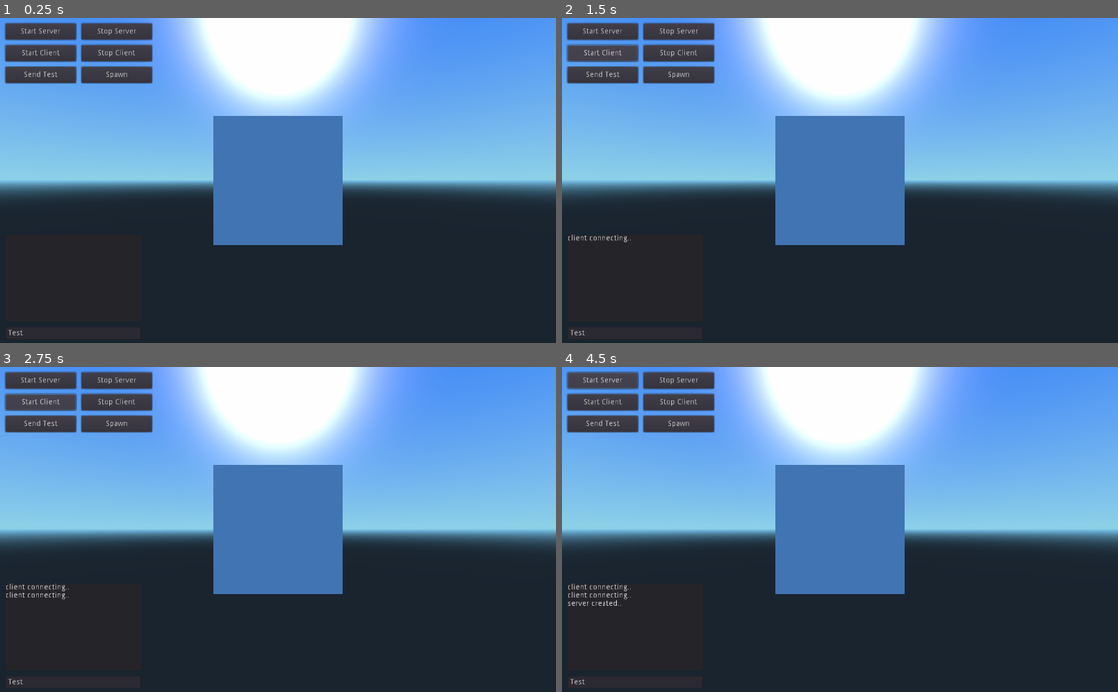
Above: before the commit, frames 1-4 (two rows, left to right).
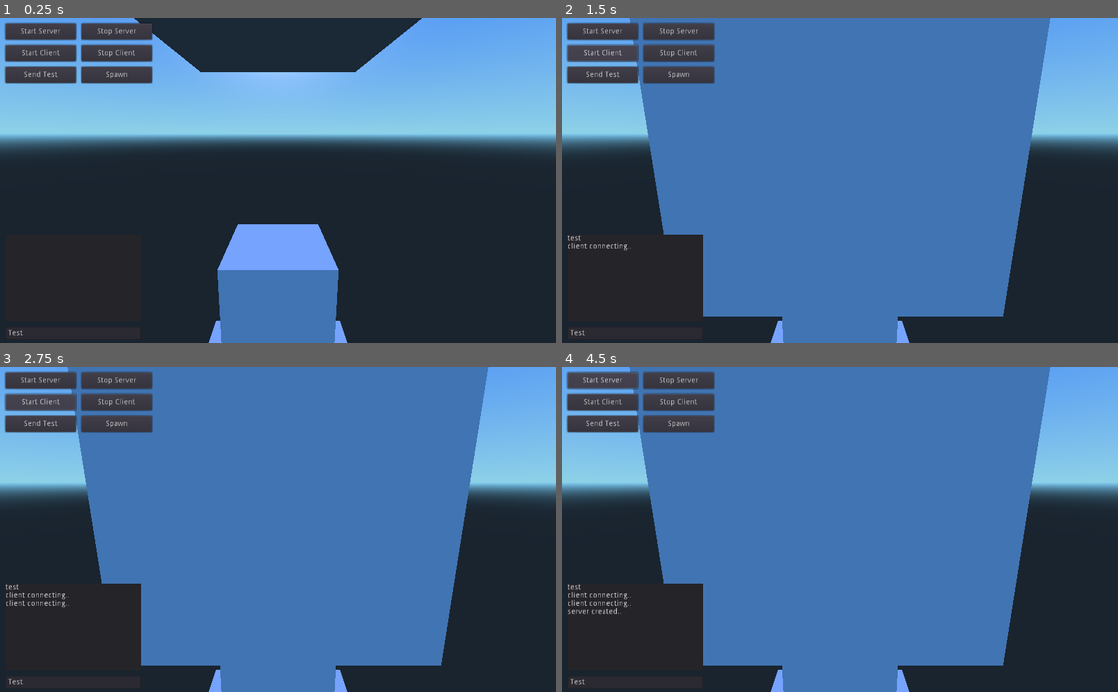
Above: after the commit, the same moments.

Repository: Lightnet/gd3spaceship3d
Game: Godot game, scene res://scenes/scenespaceship.tscn
Two runs of this game, one before a commit and one after it. Both use one fixed random seed, a clock stepped at 60 frames per second and the inputs below.
Inputs:
- Up to frame 1 (0.25 s): no input
- Up to frame 2 (1.5 s): click "Send Test" at 0.5 s; click "Start Client" at 1.25 s
- Up to frame 3 (2.75 s): click "Start Client" at 2 s
- Up to frame 4 (4.5 s): click "Stop Client" at 2.75 s; click "Spawn" at 3.5 s; click "Start Server" at 4.25 s

The runs differ from the first frame. In frame 1, 41% of the frame differs, in the area x 0-100%, y 0-100%; in frame 2, 57%; in frame 3, 57%; in frame 4, 57%.

Commit message:
Testing simple player movement.

Diff:
--- a/scenes/scenespaceship.tscn
+++ b/scenes/scenespaceship.tscn
@@ -1,19 +1,54 @@
-[gd_scene load_steps=3 format=2]
+[gd_scene load_steps=10 format=2]
 
 [ext_resource path="res://UI/uichat.tscn" type="PackedScene" id=1]
+[ext_resource path="res://scripts/KBPlayerCube.gd" type="Script" id=2]
 
 [sub_resource type="CubeMesh" id=1]
 
+size = Vector3( 1, 1, 1 )
+subdivide_width = 0
+subdivide_height = 0
+subdivide_depth = 0
+_sections_unfolded = [ "Resource" ]
+
+[sub_resource type="CubeMesh" id=2]
+
+size = Vector3( 1, 1, 1 )
+subdivide_width = 0
+subdivide_height = 0
+subdivide_depth = 0
+
+[sub_resource type="BoxShape" id=3]
+
+extents = Vector3( 0.5, 0.5, 0.5 )
+
+[sub_resource type="BoxShape" id=4]
+
+extents = Vector3( 1, 1, 1 )
+
+[sub_resource type="CubeMesh" id=5]
+
 size = Vector3( 2, 2, 2 )
 subdivide_width = 0
 subdivide_height = 0
 subdivide_depth = 0
 
-[node name="Node" type="Node"]
-
-[node name="Spatial" type="Spatial" parent="." index="0"]
-
-editor/display_folded = true
+[sub_resource type="BoxShape" id=6]
+
+extents = Vector3( 1, 1, 1 )
+
+[sub_resource type="CubeMesh" id=7]
+
+size = Vector3( 2, 2, 2 )
+subdivide_width = 0
+subdivide_height = 0
+subdivide_depth = 0
+
+[node name="Node" type="Node" index="0"]
+
+[node name="CanvasLayer" parent="." index="0" instance=ExtResource( 1 )]
+
+[node name="Spatial" type="Spatial" parent="." index="1"]
 
 [node name="Camera" type="Camera" parent="Spatial" index="0"]
 
@@ -33,6 +68,8 @@
 
 [node name="MeshInstance" type="MeshInstance" parent="Spatial" index="1"]
 
+transform = Transform( 1, 0, 0, 0, 1, 0, 0, 0, 1, 0, 2.86163, 0 )
+visible = false
 layers = 1
 material_override = null
 cast_shadow = 1
@@ -46,4 +83,136 @@
 skeleton = NodePath("..")
 material/0 = null
 
-[node name="CanvasLayer" parent="." index="1" instance=ExtResource( 1 )]
+[node name="KinematicBody" type="KinematicBody" parent="Spatial" index="2"]
+
+transform = Transform( 1, 0, 0, 0, 1, 0, 0, 0, 1, 0, 1.32624, 0 )
+input_ray_pickable = true
+input_capture_on_drag = false
+collision_layer = 1
+collision_mask = 1
+axis_lock_linear_x = false
+axis_lock_linear_y = true
+axis_lock_linear_z = false
+axis_lock_angular_x = false
+axis_lock_angular_y = true
+axis_lock_angular_z = false
+collision/safe_margin = 0.001
+script = ExtResource( 2 )
+_sections_unfolded = [ "Axis Lock", "collision" ]
+
+[node name="MeshInstance" type="MeshInstance" parent="Spatial/KinematicBody" index="0"]
+
+layers = 1
+material_override = null
+cast_shadow = 1
+extra_cull_margin = 0.0
+use_in_baked_light = false
+lod_min_distance = 0.0
+lod_min_hysteresis = 0.0
+lod_max_distance = 0.0
+lod_max_hysteresis = 0.0
+mesh = SubResource( 2 )
+skeleton = NodePath("..")
+material/0 = null
+
+[node name="CollisionShape" type="CollisionShape" parent="Spatial/KinematicBody" index="1"]
+
+shape = SubResource( 3 )
+disabled = false
+
+[node name="Camera" type="Camera" parent="Spatial/KinematicBody" index="2"]
+
+transform = Transform( 1, 0, 0, 0, 0.980799, 0.195019, 0, -0.195019, 0.980799, 0, 1.59884, 2.23329 )
+keep_aspect = 1
+cull_mask = 1048575
+environment = null
+h_offset = 0.0
+v_offset = 0.0
+doppler_tracking = 0
+projection = 0
+current = true
+fov = 70.0
+size = 1.0
+near = 0.05
+far = 100.0
+
+[node name="StaticBody" type="StaticBody" parent="Spatial" index="3"]
+
+transform = Transform( 1, 0, 0, 0, 1, 0, 0, 0, 1, 0, -1.02404, 0 )
+input_ray_pickable = true
+input_capture_on_drag = false
+collision_layer = 1
+collision_mask = 1
+friction = 1.0
+bounce = 0.0
+constant_linear_velocity = Vector3( 0, 0, 0 )
+constant_angular_velocity = Vector3( 0, 0, 0 )
+
+[node name="CollisionShape" type="CollisionShape" parent="Spatial/StaticBody" index="0"]
+
+shape = SubResource( 4 )
+disabled = false
+
+[node name="MeshInstance" type="MeshInstance" parent="Spatial/StaticBody" index="1"]
+
+layers = 1
+material_override = null
+cast_shadow = 1
+extra_cull_margin = 0.0
+use_in_baked_light = false
+lod_min_distance = 0.0
+lod_min_hysteresis = 0.0
+lod_max_distance = 0.0
+lod_max_hysteresis = 0.0
+mesh = SubResource( 5 )
+skeleton = NodePath("..")
+material/0 = null
+
+[node name="RigidBody" type="RigidBody" parent="Spatial" index="4"]
+
+transform = Transform( 1, 0, 0, 0, 1, 0, 0, 0, 1, 0, 4.96197, 0 )
+input_ray_pickable = true
+input_capture_on_drag = false
+collision_layer = 1
+collision_mask = 1
+mode = 0
+mass = 1.0
+friction = 1.0
+bounce = 0.0
+gravity_scale = 1.0
+custom_integrator = false
+continuous_cd = false
+contacts_reported = 0
+contact_monitor = false
+sleeping = false
+can_sleep = true
+axis_lock_linear_x = false
+axis_lock_linear_y = false
+axis_lock_linear_z = false
+axis_lock_angular_x = false
+axis_lock_angular_y = false
+axis_lock_angular_z = false
+linear_velocity = Vector3( 0, 0, 0 )
+linear_damp = -1.0
+angular_velocity = Vector3( 0, 0, 0 )
+angular_damp = -1.0
+
+[node name="CollisionShape" type="CollisionShape" parent="Spatial/RigidBody" index="0"]
+
+shape = SubResource( 6 )
+disabled = false
+
+[node name="MeshInstance" type="MeshInstance" parent="Spatial/RigidBody" index="1"]
+
+layers = 1
+material_override = null
+cast_shadow = 1
+extra_cull_margin = 0.0
+use_in_baked_light = false
+lod_min_distance = 0.0
+lod_min_hysteresis = 0.0
+lod_max_distance = 0.0
+lod_max_hysteresis = 0.0
+mesh = SubResource( 7 )
+skeleton = NodePath("..")
+material/0 = null
--- a/scripts/CtrlChat.gd
+++ b/scripts/CtrlChat.gd
@@ -1,8 +1,4 @@
 extends Control
-
-# class member variables go here, for example:
-# var a = 2
-# var b = "textvar"
 
 var path_network = "/root/network"
 var network = null
@@ -40,16 +36,16 @@
 	chatlog.add_text("client connecting.." + "\n")
 	pass # replace with function body
 
+func _on_BtnSendTest_pressed():
+	var chatlog = get_node("Panel_Chat/RichTextLabel")
+	chatlog.add_text("test" + "\n")
+	network.chatmessage("test")
 
-func _on_BtnSendTest_pressed():
-	#if (get_tree().is_networking_server()):
-	network.chatmessage("test")
-	#else:
-		#print("network net setup?")
 	pass # replace with function body
 
 
 func _on_BtnSpawn_pressed():
+
 	pass # replace with function body
 
 func _on_LineEdit_Chat_text_entered( new_text ):
--- /dev/null
+++ b/scripts/KBPlayerCube.gd
@@ -0,0 +1,75 @@
+extends KinematicBody
+
+const ACCEL= 2
+const DEACCEL= 4
+const MAX_SPEED = 10
+
+var vel = Vector3()
+
+onready var cam = get_node("Camera")
+
+
+func _physics_process(delta):
+    #move(direction * delta)
+	#print("_physics_process")
+	pass
+
+func _process(delta):
+	# Called every frame. Delta is time since last frame.
+	# Update game logic here.
+	var dir = Vector3() # Where does the player intend to walk to
+	var cam_xform = cam.get_global_transform()
+	if Input.is_key_pressed(KEY_W):
+		dir += -cam_xform.basis[2]
+	if Input.is_key_pressed(KEY_S):
+		dir += cam_xform.basis[2]
+	if Input.is_key_pressed(KEY_A):
+		dir += -cam_xform.basis[0]
+	if Input.is_key_pressed(KEY_D):
+		dir += cam_xform.basis[0]
+	dir.y = 0
+	dir = dir.normalized()
+	var hvel = vel
+	hvel.y = 0
+	var target = dir*MAX_SPEED
+	var accel
+	if (dir.dot(hvel) > 0):
+		accel = ACCEL
+	else:
+		accel = DEACCEL
+	hvel = hvel.linear_interpolate(target, accel*delta)
+	vel.x = hvel.x
+	vel.z = hvel.z
+	print(vel)
+	move_and_collide(vel*delta)
+	#move(vel*delta)
+
+	pass
+
+func _input(ev):
+	# Mouse in viewport coordinates
+	#if (ev is InputEventMouseButton):
+		#print("Mouse Click/Unclick at: ",ev.position)
+	#elif (ev is InputEventMouseMotion):
+		#print("Mouse Motion at: ",ev.position)
+	# Print the size of the viewport
+	#print("Viewport Resolution is: ", get_viewport_rect().size)
+
+	if(Input.is_key_pressed(KEY_D) or Input.is_key_pressed(KEY_RIGHT)):
+		#print("->")
+		pass
+	if(Input.is_key_pressed(KEY_A) or Input.is_key_pressed(KEY_LEFT)):
+		#print("<-")
+		#var hVector = Vector3(0,0,1)
+		pass
+		#self.move(hVector)
+
+	pass
+
+
+func _ready():
+	#cam = get_node("Camera"))
+	set_physics_process(true)
+	set_process_input(true)
+
+	pass
